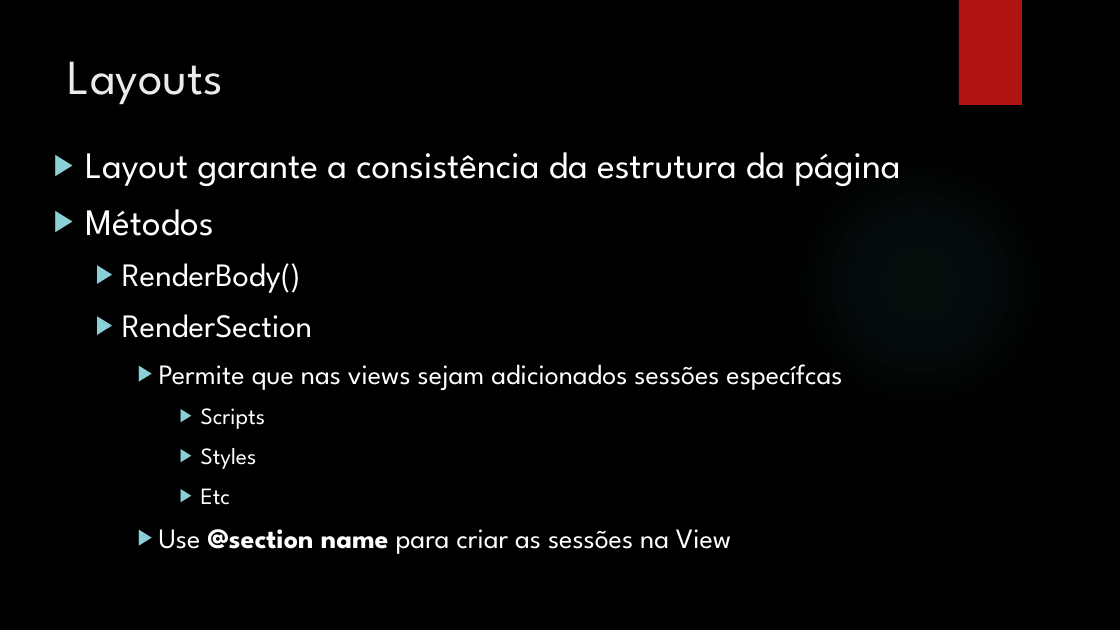
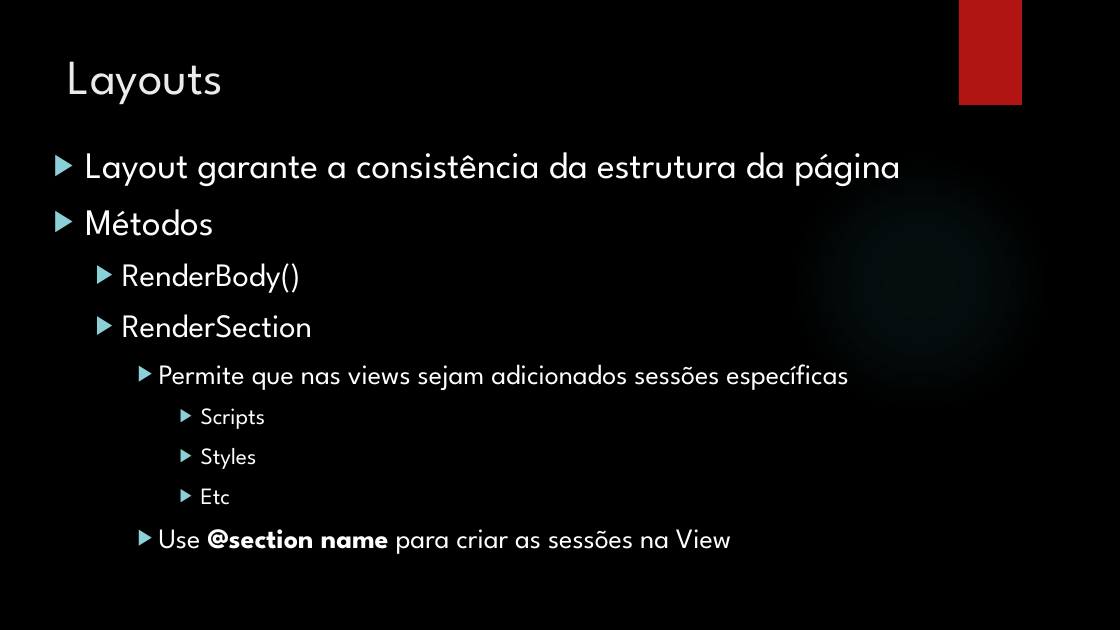
Before and after one commit to leolana/AspnetMvcLab, a slide deck: slide 17 of Presentation/AspNetMvc.pptx. Drawn at 1120x630 pixels with LibreOffice and Linux fonts; fonts in the diff are those of the drawing; background and template pictures are left out. Boxes give left, top, right and bottom in pixels: in the first picture for what was removed or moved away, otherwise in the second. Text is boxed around its words. In the diff, an @@ line names an element or a change of style, - is before the commit and + after.

```diff
--- a/Presentation/AspNetMvc.pptx
+++ b/Presentation/AspNetMvc.pptx
@@ text at (x1=159, y1=364, x2=848, y2=390): text changed @@
-    ▶ Permite que nas views sejam adicionados sessões específcas
+    ▶ Permite que nas views sejam adicionados sessões específicas
```
Also in this commit, not shown: 7 other slides changed, 6 other files.
